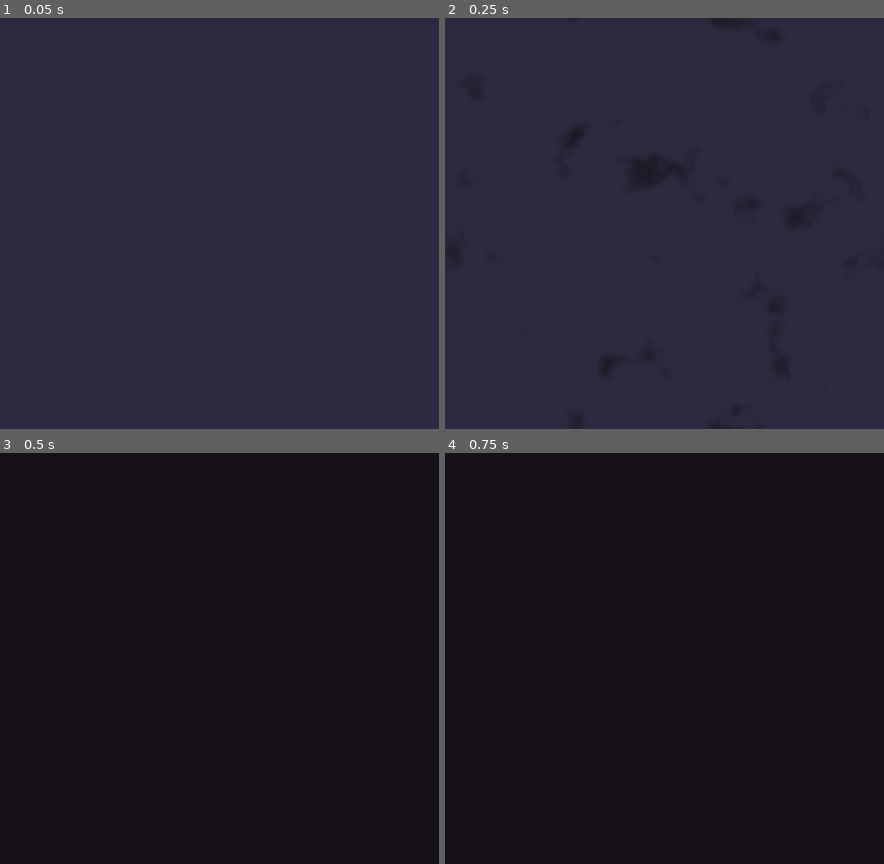
Above: before the commit, frames 1-4 (two rows, left to right).
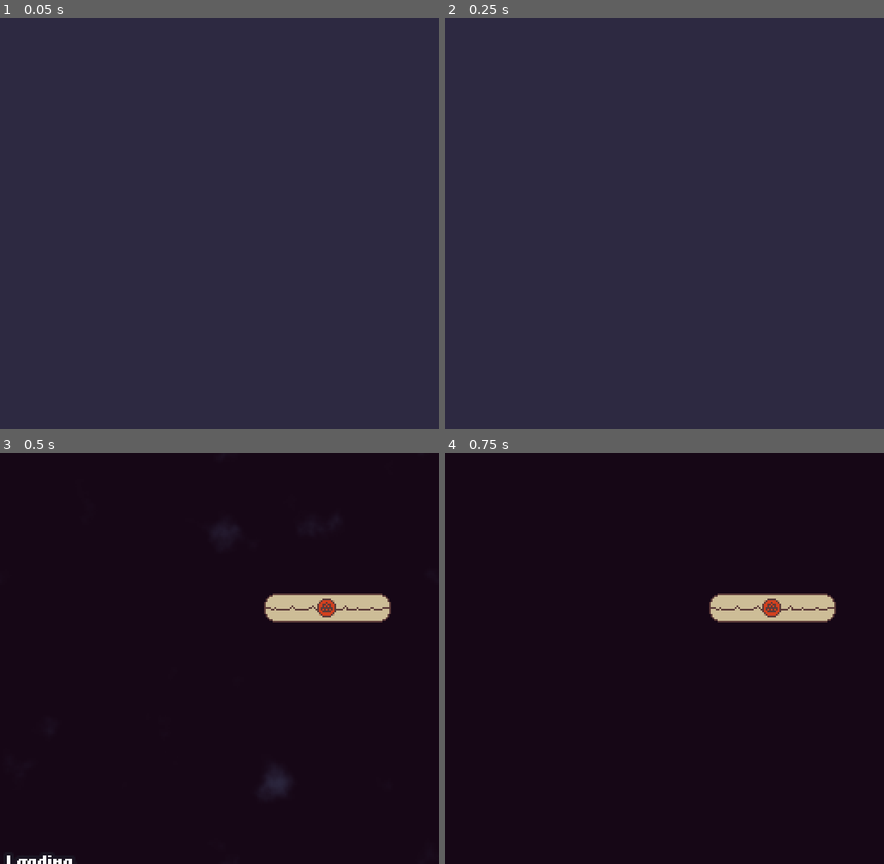
Above: after the commit, the same moments.

Repository: xphere/a-little-bird-told-me
Game: Godot game, scene res://src/scenes/game/game.tscn
The game is run twice, just before and just after one commit, with the same random seed, the same clock (stepped at 60 frames per second) and the same inputs. This scene is started directly instead of the project's main scene.
Inputs (mouse positions are in pixels of both pictures, inside the frame that each line leads up to):
- Up to frame 1 (0.05 s): no input
- Up to frame 2 (0.25 s): no input
- Up to frame 3 (0.5 s): no input
- Up to frame 4 (0.75 s): tap Enter (ui_accept) at 0.5 s; move the mouse to (761, 637) at 0.52 s; click (761, 637) at 0.67 s

Frame 1 is identical in both runs. In frame 2, 0.2% of the frame differs, in the area x 28-81%, y 27-85%; in frame 3, 2.2%, in the area x 1-90%, y 34-100%; in frame 4, 2.0%.

Commit message:
+game: implement tutorial with action nodes

Diff:
--- a/modules/action/serial.gd
+++ b/modules/action/serial.gd
@@ -1,6 +1,4 @@
 extends Action
-
-export var lock := false
 
 
 func execute() -> void:
--- /dev/null
+++ b/src/actions/cursor-lock.gd
@@ -0,0 +1,7 @@
+extends "res://modules/action/serial.gd"
+
+
+func execute() -> void:
+	owner.cursor_lock(true)
+	yield(.execute(), "completed")
+	owner.cursor_lock(false)
--- /dev/null
+++ b/src/actions/dialog.gd
@@ -0,0 +1,12 @@
+extends Action
+
+export var speaker := ""
+export(String, MULTILINE) var dialog := ""
+export var characters_per_second := 45
+export var wait := true
+
+
+func execute() -> void:
+	var result = owner.dialog(dialog, speaker, characters_per_second)
+	if wait:
+		yield(result, "completed")
--- /dev/null
+++ b/src/actions/info.gd
@@ -0,0 +1,7 @@
+extends Action
+
+export(String, MULTILINE) var information := ""
+
+
+func execute() -> void:
+	owner.info(information)
--- /dev/null
+++ b/src/actions/letter.gd
@@ -0,0 +1,13 @@
+extends Action
+
+signal received()
+signal opened()
+signal closed()
+
+export var letter_id : String
+export var letter_name : String
+export(String, MULTILINE) var letter_contents : String
+
+
+func execute() -> void:
+	owner.register_letter(self)
--- /dev/null
+++ b/src/actions/sound.gd
@@ -0,0 +1,6 @@
+extends Action
+
+
+func execute() -> void:
+	# Not implemented
+	pass
--- /dev/null
+++ b/src/actions/to-maildesk.gd
@@ -0,0 +1,7 @@
+extends Action
+
+export var letter_id : String
+
+
+func execute() -> void:
+	owner.move_letter_to_mail_desk(letter_id)
--- /dev/null
+++ b/src/actions/to-screen.gd
@@ -0,0 +1,7 @@
+extends Action
+
+export var screen_name : String = "Tower"
+
+
+func execute() -> void:
+	owner.to_screen(screen_name)
--- a/src/objects/selectable/selectable.gd
+++ b/src/objects/selectable/selectable.gd
@@ -1,5 +1,7 @@
 class_name Selectable
 extends Node
+
+export var id : String
 
 
 func select(value: bool) -> void:
--- a/src/resources/letter.gd
+++ /dev/null
@@ -1,4 +0,0 @@
-extends Node
-
-export var letter_name : String
-export(String, MULTILINE) var letter_contents : String
--- a/src/scenes/game/game.gd
+++ b/src/scenes/game/game.gd
@@ -9,6 +9,29 @@
 var _screens_stack := []
 
 
+func introduce(name: String) -> void:
+	print([ "introduce", name ])
+
+func animation(element: String, animation: String) -> void:
+	print([ "animation", element, animation ])
+
+func wait(wait_time: float) -> void:
+	print([ "wait", wait_time ])
+	yield(get_tree().create_timer(wait_time), "timeout")
+
+func sound(name: String, pitch := 1.0) -> void:
+	print([ "sound", name, pitch ])
+
+func dialog(text: String, speaker: String, characters_per_second: int):
+	return $DialogBox.dialog(text, speaker, characters_per_second)
+
+func info(text: String) -> void:
+	$DialogBox.info(text)
+
+func cursor_lock(lock: bool) -> void:
+	$Cursor.lock(lock)
+
+
 func _ready() -> void:
 	_play_story($Story.get_child(0))
 
@@ -17,13 +40,19 @@
 	return not _screens_stack.empty()
 
 
+var _letters := {}
+
 func register_letter(letter: Node) -> Node:
+	_letters[letter.letter_id] = letter
 	return letter
 
 
-func move_letter_to_mail_desk(node: Node) -> Node:
+func move_letter_to_mail_desk(letter_id: String) -> Node:
+	var node = _letters[letter_id]
 	var letter_scene := preload("res://src/objects/letters/letter.tscn") as PackedScene
 	var letter := letter_scene.instance() as Node2D
+	letter.connect("closed", node, "emit_signal", ["closed"], CONNECT_DEFERRED)
+	letter.id = letter_id
 	letter.letter_name = node.letter_name
 	letter.letter_content = node.letter_contents
 	letter.global_position = Vector2(rand_range(40, 256 - 40), rand_range(15, 240 - 15))
@@ -113,14 +142,6 @@
 		_current_screen.on_enter()
 
 
-func dialog(speaker: String, contents: String) -> void:
-	$DialogBox.dialog(speaker, contents)
-
-
-func info(contents: String) -> void:
-	$DialogBox.info(contents)
-
-
 func _on_Cursor_interact(node: CollisionObject2D) -> void:
 	if _current_screen and _current_screen.has_method("on_interact"):
 		_current_screen.on_interact(node)
--- a/src/scenes/game/game.tscn
+++ b/src/scenes/game/game.tscn
@@ -1,14 +1,22 @@
-[gd_scene load_steps=10 format=2]
+[gd_scene load_steps=18 format=2]
 
 [ext_resource path="res://assets/themes/game.theme.tres" type="Theme" id=1]
 [ext_resource path="res://src/ui/dialog-box/dialog-box.tscn" type="PackedScene" id=2]
 [ext_resource path="res://src/screens/tower/tower.tscn" type="PackedScene" id=3]
 [ext_resource path="res://src/screens/mail-desk/mail-desk.tscn" type="PackedScene" id=4]
+[ext_resource path="res://src/actions/to-maildesk.gd" type="Script" id=5]
 [ext_resource path="res://src/screens/letter/letter.tscn" type="PackedScene" id=6]
 [ext_resource path="res://src/scenes/game/cursor.gd" type="Script" id=7]
 [ext_resource path="res://src/scenes/game/game.gd" type="Script" id=8]
-[ext_resource path="res://src/story/start.gd" type="Script" id=9]
-[ext_resource path="res://src/resources/letter.gd" type="Script" id=10]
+[ext_resource path="res://src/actions/dialog.gd" type="Script" id=9]
+[ext_resource path="res://src/actions/letter.gd" type="Script" id=10]
+[ext_resource path="res://src/actions/to-screen.gd" type="Script" id=11]
+[ext_resource path="res://modules/action/wait.gd" type="Script" id=12]
+[ext_resource path="res://modules/action/serial.gd" type="Script" id=13]
+[ext_resource path="res://modules/action/wait-signal.gd" type="Script" id=14]
+[ext_resource path="res://src/actions/info.gd" type="Script" id=15]
+[ext_resource path="res://modules/action/parallel.gd" type="Script" id=16]
+[ext_resource path="res://src/actions/cursor-lock.gd" type="Script" id=17]
 
 [node name="Game" type="Control"]
 anchor_right = 1.0
@@ -35,10 +43,11 @@
 [node name="Story" type="Node" parent="."]
 
 [node name="Start" type="Node" parent="Story"]
-script = ExtResource( 9 )
+script = ExtResource( 13 )
 
-[node name="letter#1" type="Node" parent="Story/Start"]
+[node name="letter#their-majesties#1" type="Node" parent="Story/Start"]
 script = ExtResource( 10 )
+letter_id = "letter#their-majesties#1"
 letter_name = "Welcome letter from Their Majesties"
 letter_contents = "Congratulations!
 
@@ -51,14 +60,90 @@
 
 B.A.R."
 
-[node name="letter#2" type="Node" parent="Story/Start"]
-script = ExtResource( 10 )
-letter_name = "Fight at the Along the Way Inn"
-letter_contents = "A group of men started a brawl last night at the Along the Way Inn, near the border with the Kingdom of Southil.
+[node name="to-maildesk#their-majesties#1" type="Node" parent="Story/Start"]
+script = ExtResource( 5 )
+letter_id = "letter#their-majesties#1"
 
-They were chanting songs mocking Their Majesties and when the inn-keeper asked them to stop, they started to fight everyone.
+[node name="to-screen#mail-desk#1" type="Node" parent="Story/Start"]
+script = ExtResource( 11 )
+screen_name = "MailDesk"
 
-Witnesses' opinions vary between internal rebellion or Southil infiltrators."
+[node name="wait#closed#letter-their-majesties#1" type="Node" parent="Story/Start"]
+script = ExtResource( 14 )
+path = NodePath("../letter#their-majesties#1")
+signal_name = "closed"
+
+[node name="talk#intro" type="Node" parent="Story/Start"]
+script = ExtResource( 17 )
+
+[node name="to-screen#tower#1" type="Node" parent="Story/Start/talk#intro"]
+script = ExtResource( 11 )
+
+[node name="dialog#maester#1" type="Node" parent="Story/Start/talk#intro"]
+script = ExtResource( 9 )
+speaker = "maester"
+dialog = "Hmm..."
+
+[node name="parallel#knock#1" type="Node" parent="Story/Start/talk#intro"]
+script = ExtResource( 16 )
+
+[node name="info#knock#1" type="Node" parent="Story/Start/talk#intro/parallel#knock#1"]
+script = ExtResource( 15 )
+information = "KNOCK! KNOCK!"
+
+[node name="wait#1" type="Node" parent="Story/Start/talk#intro/parallel#knock#1"]
+script = ExtResource( 12 )
+waiting_time = 2.0
+
+[node name="dialog#assistant#1,1" type="Node" parent="Story/Start/talk#intro"]
+script = ExtResource( 9 )
+speaker = "assistant"
+dialog = "Good morning! Name's Derris, and I'm the assistant of the Maester."
+
+[node name="dialog#assistant#1,2" type="Node" parent="Story/Start/talk#intro"]
+script = ExtResource( 9 )
+speaker = "assistant"
+dialog = "And that must be you!"
+
+[node name="dialog#maester#2" type="Node" parent="Story/Start/talk#intro"]
+script = ExtResource( 9 )
+speaker = "maester"
+dialog = "Indeed."
+
+[node name="dialog#assistant#2,1" type="Node" parent="Story/Start/talk#intro"]
+script = ExtResource( 9 )
+speaker = "assistant"
+dialog = "Last Maester was so nice to me! She taught me a lot about the craft!"
+
+[node name="dialog#assistant#2,2" type="Node" parent="Story/Start/talk#intro"]
+script = ExtResource( 9 )
+speaker = "assistant"
+dialog = "And I'm eager to keep learning!"
+
+[node name="dialog#maester#3" type="Node" parent="Story/Start/talk#intro"]
+script = ExtResource( 9 )
+speaker = "maester"
+dialog = "If you like this job that much, why don't you do it for me?"
+
+[node name="dialog#assistant#3,1" type="Node" parent="Story/Start/talk#intro"]
+script = ExtResource( 9 )
+speaker = "assistant"
+dialog = "Sorry, Maester. I'm not allowed to help you during the first days."
+
+[node name="dialog#assistant#3,2" type="Node" parent="Story/Start/talk#intro"]
+script = ExtResource( 9 )
+speaker = "assistant"
+dialog = "By... Royal Decree."
+
+[node name="dialog#maester#4" type="Node" parent="Story/Start/talk#intro"]
+script = ExtResource( 9 )
+speaker = "maester"
+dialog = "What...?"
+
+[node name="dialog#assistant#4" type="Node" parent="Story/Start/talk#intro"]
+script = ExtResource( 9 )
+speaker = "assistant"
+dialog = "But I'll be your guide in the meantime! Just ask me anything!"
 
 [connection signal="entered" from="Cursor" to="." method="_on_Cursor_entered"]
 [connection signal="interact" from="Cursor" to="." method="_on_Cursor_interact"]
--- a/src/ui/dialog-box/dialog-box.gd
+++ b/src/ui/dialog-box/dialog-box.gd
@@ -31,6 +31,7 @@
 	$Content.theme_type_variation = ""
 	set_process(true)
 	yield(self, "completed")
+	yield(get_tree().create_timer(1.0), "timeout")
 	visible = false
 
 
Renamed: src/story/start.gd -> src/actions/start.gd
